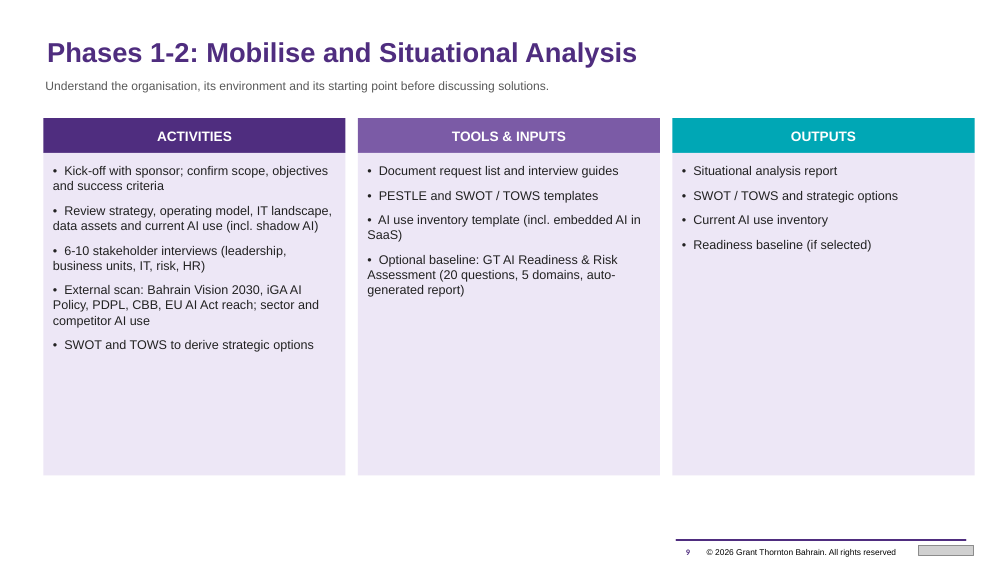
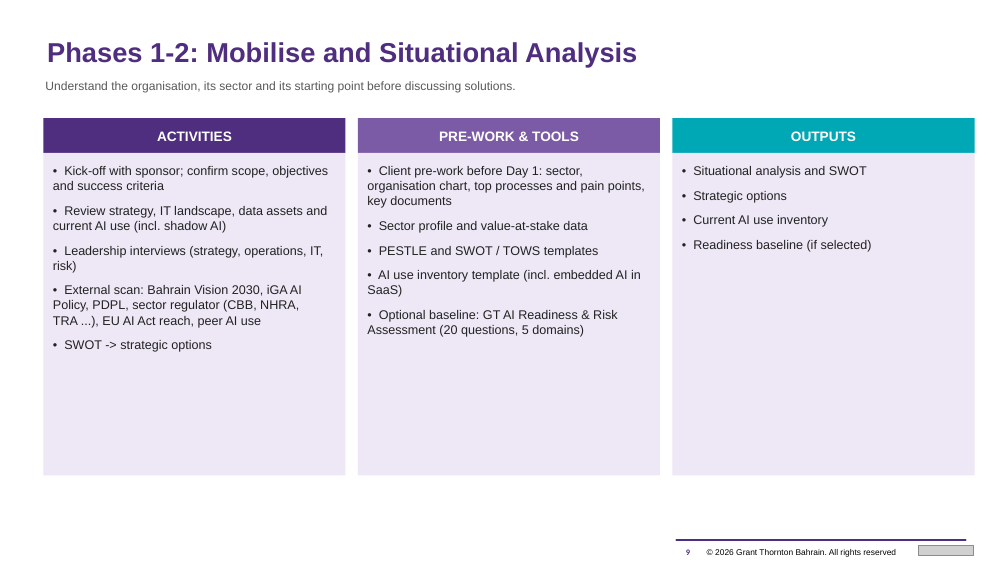
Before and after one commit to mahekdevangtrivedi-wq/GT-AI-Service-Line, a slide deck: slide 9 of 02_AI_Strategy_and_Roadmap/GT_AI_Strategy_and_Roadmap_Proposal.pptx. Drawn at 1008x567 pixels with LibreOffice and Linux fonts; fonts in the diff are those of the drawing; grey boxes stand for pictures. Boxes give left, top, right and bottom in pixels: in the first picture for what was removed or moved away, otherwise in the second. Text is boxed around its words. In the diff, an @@ line names an element or a change of style, - is before the commit and + after.

```diff
--- a/02_AI_Strategy_and_Roadmap/GT_AI_Strategy_and_Roadmap_Proposal.pptx
+++ b/02_AI_Strategy_and_Roadmap/GT_AI_Strategy_and_Roadmap_Proposal.pptx
@@ text at bbox=[45, 81, 516, 93]: text changed @@
-Understand the organisation, its environment and its starting point before discussing solutions.
+Understand the organisation, its sector and its starting point before discussing solutions.
@@ text in rectangle at bbox=[439, 131, 579, 141]: text changed @@
-TOOLS & INPUTS
+PRE-WORK & TOOLS
@@ text at bbox=[367, 166, 645, 233]: text changed @@
-• Document request list and interview guides
+• Client pre-work before Day 1: sector, organisation chart, top processes and pain points, key documents
+• Sector profile and value-at-stake data
@@ text at bbox=[693, 166, 867, 178]: text changed @@
-• Situational analysis report
-• SWOT / TOWS and strategic options
+• Situational analysis and SWOT
+• Strategic options
@@ text at bbox=[53, 206, 327, 352]: text changed @@
-• Review strategy, operating model, IT landscape, data assets and current AI use (incl. shadow AI)
-• 6-10 stakeholder interviews (leadership, business units, IT, risk, HR)
-• External scan: Bahrain Vision 2030, iGA AI Policy, PDPL, CBB, EU AI Act reach; sector and competitor AI use
-• SWOT and TOWS to derive strategic options
+• Review strategy, IT landscape, data assets and current AI use (incl. shadow AI)
+• Leadership interviews (strategy, operations, IT, risk)
+• External scan: Bahrain Vision 2030, iGA AI Policy, PDPL, sector regulator (CBB, NHRA, TRA ...), EU AI Act reach, peer AI use
+• SWOT -> strategic options
@@ text at bbox=[367, 310, 617, 337]: text changed @@
-• Optional baseline: GT AI Readiness & Risk Assessment (20 questions, 5 domains, auto-generated report)
+• Optional baseline: GT AI Readiness & Risk Assessment (20 questions, 5 domains)
```
Also in this commit, not shown: 14 other slides changed, 4 slides added, 2 slides removed, 7 other files.
